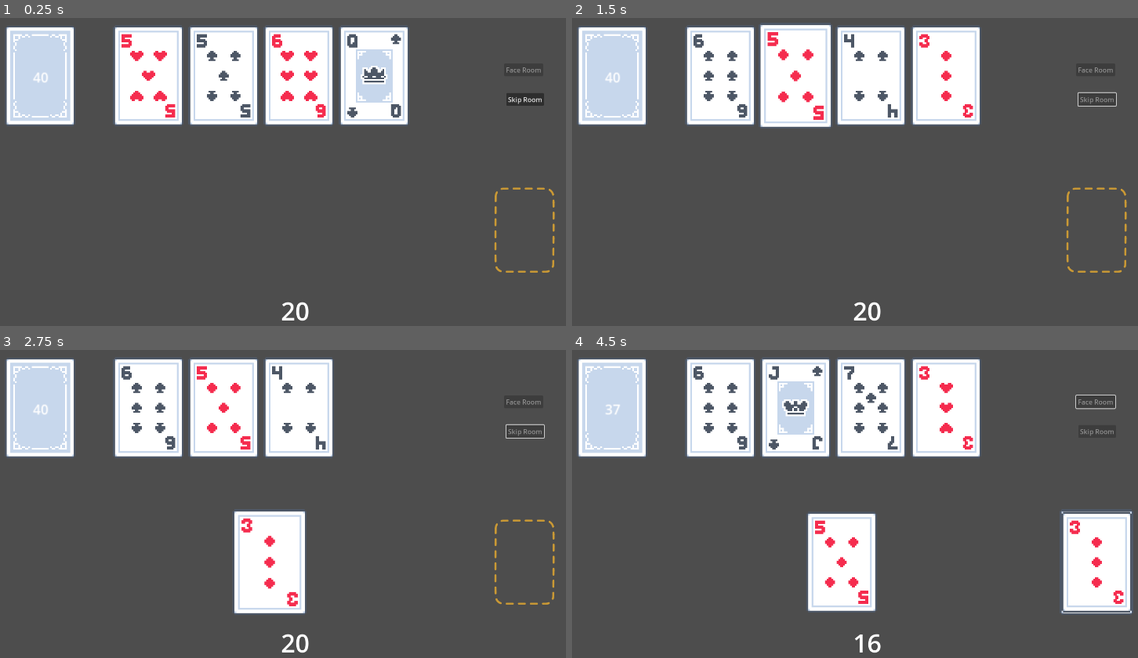
Above: before the commit, frames 1-4 (two rows, left to right).
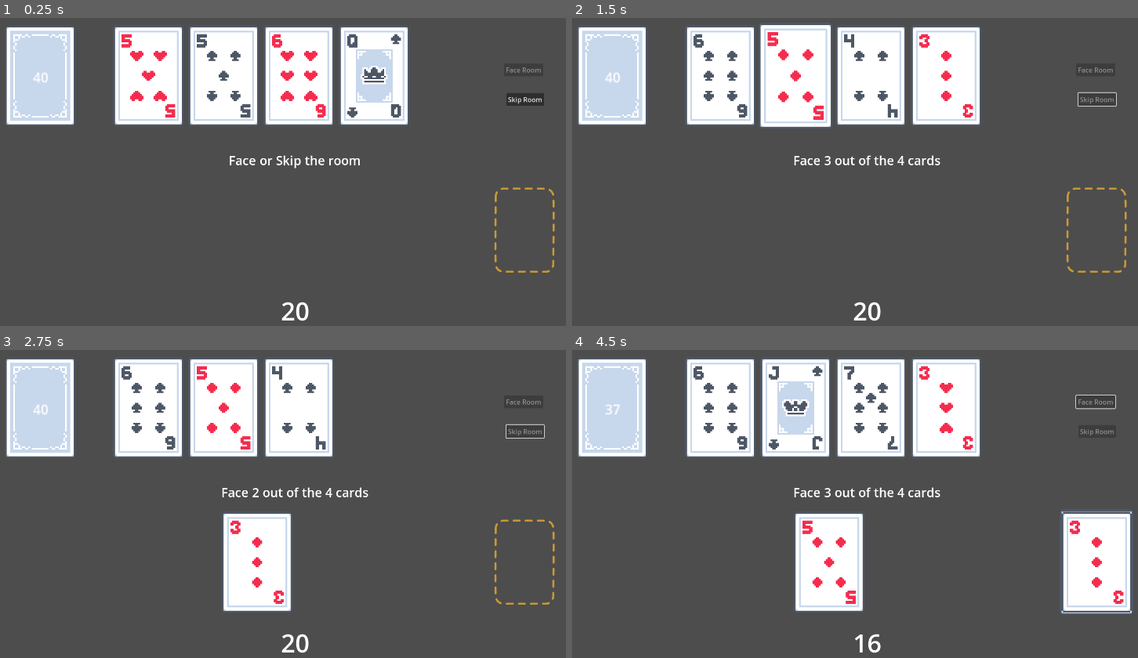
Above: after the commit, the same moments.

Repository: farns71678/GodotScoundrel
Game: Godot game, scene res://Scenes/Main.tscn
The game is run twice, just before and just after one commit, with the same random seed, the same clock (stepped at 60 frames per second) and the same inputs.
Inputs (mouse positions are in pixels of both pictures, inside the frame that each line leads up to):
- Up to frame 1 (0.25 s): no input
- Up to frame 2 (1.5 s): click "Skip Room" at 0.5 s; tap Enter at 1.25 s; drag from (719, 76) to (945, 76) at 1.27 s
- Up to frame 3 (2.75 s): drag from (220, 408) to (294, 528) at 2.02 s
- Up to frame 4 (4.5 s): tap Space at 2.75 s; move the mouse to (871, 408) at 2.77 s; click (871, 408) at 2.92 s; tap Enter at 3.5 s; drag from (843, 562) to (792, 408) at 3.52 s; click "Face Room" at 4.25 s

The runs differ from the first frame. In frame 1, 0.3% of the frame differs, in the area x 40-64%, y 44-49%; in frame 2, 0.3%; in frame 3, 3.1%, in the area x 39-66%, y 44-87%; in frame 4, 2.8%.

Commit message:
Instructions & partial weapon

Diff:
--- a/Scenes/Main.tscn
+++ b/Scenes/Main.tscn
@@ -91,5 +91,15 @@
 horizontal_alignment = 1
 vertical_alignment = 2
 
+[node name="InstuctionsLabel" type="RichTextLabel" parent="."]
+offset_left = 1.0
+offset_top = 324.0
+offset_right = 1499.0
+offset_bottom = 441.0
+theme_override_font_sizes/normal_font_size = 30
+text = "Instuction Panel"
+horizontal_alignment = 1
+vertical_alignment = 1
+
 [connection signal="pressed" from="FaceRoomBtn" to="Room" method="_on_face_room_btn_pressed"]
 [connection signal="pressed" from="SkipRoomBtn" to="Room" method="_on_skip_room_btn_pressed"]
--- a/Scenes/WeaponModal.tscn
+++ b/Scenes/WeaponModal.tscn
@@ -1,7 +1,7 @@
 [gd_scene load_steps=4 format=3 uid="uid://pjpfbycnl237"]
 
 [ext_resource type="Texture2D" uid="uid://ben7qqx34vpkq" path="res://assets/card_back.png" id="1_xeor7"]
-[ext_resource type="Texture2D" uid="uid://cq38tr3k0do84" path="res://assets/card_empty.png" id="2_jemaf"]
+[ext_resource type="Texture2D" uid="uid://dssn87cfmxipc" path="res://assets/card_slot.png" id="2_xeor7"]
 
 [sub_resource type="CanvasTexture" id="CanvasTexture_8eyar"]
 
@@ -23,10 +23,10 @@
 vertical_alignment = 2
 
 [node name="TextureButton" type="TextureButton" parent="."]
-offset_left = 389.0
-offset_top = 227.0
-offset_right = 557.0
-offset_bottom = 467.0
+offset_left = 409.0
+offset_top = 223.0
+offset_right = 577.0
+offset_bottom = 463.0
 texture_normal = ExtResource("1_xeor7")
 texture_pressed = ExtResource("1_xeor7")
 texture_hover = ExtResource("1_xeor7")
@@ -34,12 +34,9 @@
 texture_focused = ExtResource("1_xeor7")
 
 [node name="TextureButton2" type="TextureButton" parent="."]
-offset_left = 119.0
-offset_top = 224.0
-offset_right = 287.0
-offset_bottom = 464.0
-texture_normal = ExtResource("2_jemaf")
-texture_pressed = ExtResource("2_jemaf")
-texture_hover = ExtResource("2_jemaf")
-texture_disabled = ExtResource("2_jemaf")
-texture_focused = ExtResource("2_jemaf")
+offset_left = 725.00006
+offset_top = 231.0
+offset_right = 977.00006
+offset_bottom = 583.0
+scale = Vector2(0.65, 0.65)
+texture_normal = ExtResource("2_xeor7")
--- a/Scripts/room.gd
+++ b/Scripts/room.gd
@@ -7,13 +7,21 @@
 const WEAPON_STACK_Y_POSITION = 550;
 const WEAPON_CARD_SIZE = 180;
 
+enum ROOM_STATE {
+	NORMAL,
+	DEFEND
+};
+
 var room: Array[Card] = [null, null, null, null];
 var equiped_weapon: Card = null;
 var weapon_stack: Array[Card] = [];
 var discard_reference;
 var deck_reference;
+var instruction_label;
 var face_btn;
 var skip_btn;
+var room_state: ROOM_STATE = ROOM_STATE.NORMAL;
+var selected_card: Card = null;
 
 # Called when the node enters the scene tree for the first time.
 func _ready() -> void:
@@ -21,9 +29,13 @@
 	deck_reference = $"../Deck";
 	face_btn = $"../FaceRoomBtn";
 	skip_btn = $"../SkipRoomBtn";
+	instruction_label = $"../InstuctionsLabel";
+	set_instruction("Face or Skip the room");
 	advance_room();
 	pass # Replace with function body.
 
+func set_instruction(label: String):
+	instruction_label.text = label;
 
 # Called every frame. 'delta' is the elapsed time since the previous frame.
 func _process(delta: float) -> void:
@@ -53,6 +65,7 @@
 func _on_face_room_btn_pressed() -> void:
 	skip_btn.disabled = true;
 	face_btn.disabled = true;
+	set_instruction("Face 3 out of the 4 cards");
 	''' Random Face room for testing
 	var kept_index = randi_range(0, 3);
 	for i in range(len(room)):
@@ -76,22 +89,36 @@
 			print("other");
 
 func fight_monster(card: Card):
+	selected_card = card;
+	if (equiped_weapon && equiped_weapon.value > card.value):
+		set_instruction("Block with weapon or take damage");
+		room_state = ROOM_STATE.DEFEND;
+	else:
+		take_damage(card.value);
+		discard_reference.add_card_to_discard_pile(card);
+		selected_card = null;
+	#set_instruction("Block with weapon or take damage");
+	#print("Fought", card.card_name, ".", "New Health:\t", health);
+
+func take_damage(damage: int):
 	var health_label = $"../Health".get_node("HealthLabel");
 	var health: int = int(health_label.text);
-	health = max(0, health - card.value);
+	health = max(0, health - damage);
 	health_label.text = str(health);
-	discard_reference.add_card_to_discard_pile(card);
-	print("Fought", card.card_name, ".", "New Health:\t", health);
+
 
 func take_potion(card: Card):
+	selected_card = card;
 	var health_label = $"../Health".get_node("HealthLabel");
 	var health: int = int(health_label.text);
 	health = min(20, health + card.value);
 	health_label.text = str(health);
 	discard_reference.add_card_to_discard_pile(card);
+	selected_card = null;
 	print("Healed to", health, "health");
 
 func equip_weapon(card: Card):
+	selected_card = card;
 	if (equiped_weapon != null):
 		for i in range(len(weapon_stack)):
 			discard_reference.add_card_to_discard_pile(weapon_stack[i]);
@@ -100,28 +127,29 @@
 
 	equiped_weapon = card;
 	shift_weapon_stack();
+	selected_card = null;
 
 func shift_weapon_stack():
 	var center_screen = get_viewport().size.x / 2;
 	const offset = -60;
 	var weapon_num = len(weapon_stack) + 1;
 	for i in range(weapon_num):
-		var weapon: Card = equiped_weapon if i == 0 else weapon_stack[i];
-		var pos = Vector2(center_screen - (WEAPON_CARD_SIZE + offset * weapon_num) / 2, WEAPON_STACK_Y_POSITION);
+		var weapon: Card = equiped_weapon if i == 0 else weapon_stack[i - 1];
+		var pos = Vector2(center_screen - (WEAPON_CARD_SIZE + offset * i) / 2, WEAPON_STACK_Y_POSITION);
 		animate_card_to_position(weapon, pos, 0.3);
-
 
 
 func _on_card_left_click_released(card: Card):
 	if (!card):
 		return;
 
-	if (!face_btn.disabled || !skip_btn.disabled):
-		face_btn.disabled = true;
-		skip_btn.disabled = true;
-
+	var card_is_in_room = false;
 	for i in range (len(room)):
 		if (room[i] == card):
+			card_is_in_room = true;
+			if (!face_btn.disabled || !skip_btn.disabled):
+				face_btn.disabled = true;
+				skip_btn.disabled = true;
 			play_card_effect(room[i]);
 			# do -v in play_card_effect functions
 			#discard_reference.add_card_to_discard_pile(room[i]);
@@ -131,12 +159,24 @@
 				face_btn.disabled = false;
 				skip_btn.disabled = false;
 				advance_room();
+				set_instruction("Face or Skip room");
 
+			set_instruction("Face " + str(3 - room.count(null)) + " out of the 4 cards");
 			break;
+
+	if (!card_is_in_room):
+		if (card == equiped_weapon && room_state == ROOM_STATE.DEFEND):
+			var reduced_damage = min(0, selected_card.value - equiped_weapon.value);
+			take_damage(reduced_damage);
+			weapon_stack.push_back(selected_card);
+			shift_weapon_stack();
+			selected_card = null;
+			# defend weapon stuff
 
 func _on_skip_room_btn_pressed() -> void:
 	skip_btn.disabled = true;
 	face_btn.disabled = true;
+	set_instruction("Face 3 out of the 4 cards");
 	for i in range(len(room)):
 		if (room[i] != null):
 			var card = room[i];
Binary file added: assets/Fonts/RubikStorm-Regular.ttf
Not shown, added: assets/Fonts/RubikStorm-Regular.ttf.import
